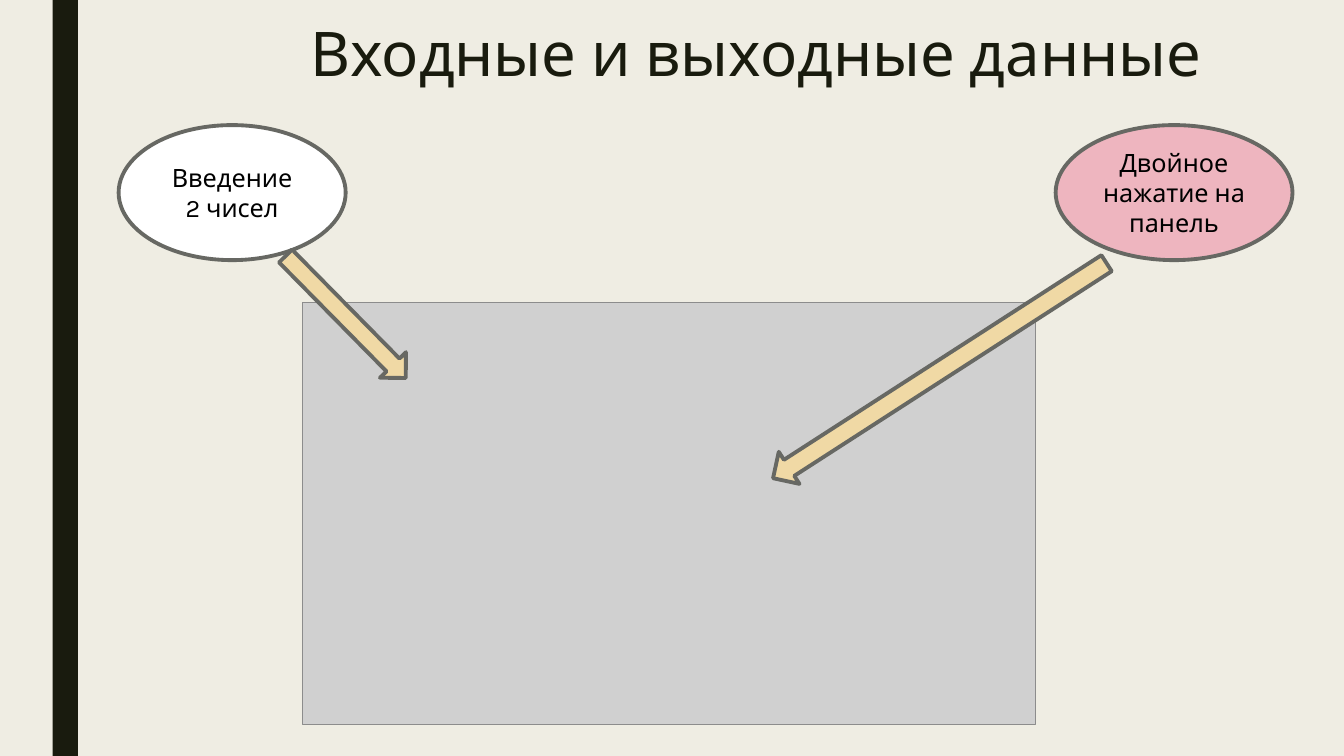
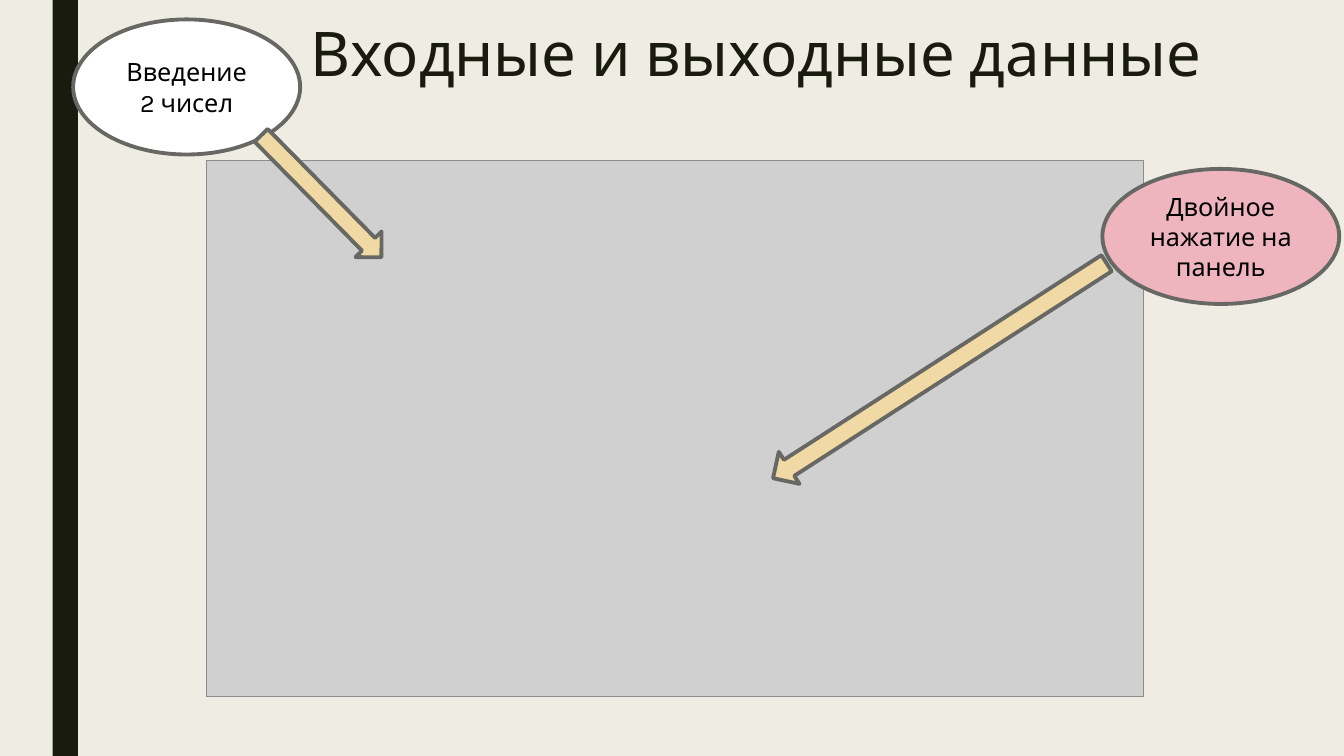
Before and after one commit to vlasovaao22/-, a slide deck: slide 4 of Годовой проект.pptx (slide 5 before the commit). Drawn at 1344x756 pixels with LibreOffice and Linux fonts; fonts in the diff are those of the drawing; grey boxes stand for pictures. Boxes give left, top, right and bottom in pixels: in the first picture for what was removed or moved away, otherwise in the second. Text is boxed around its words. In the diff, an @@ line names an element or a change of style, - is before the commit and + after.

```diff
--- a/Годовой проект.pptx
+++ b/Годовой проект.pptx
@@ ellipse "Введение 2 чисел": place and size @@
-ellipse "Введение 2 чисел" at <box>119,125,346,260</box>
+ellipse "Введение 2 чисел" at <box>74,19,300,154</box>
@@ right arrow: place and size @@
-right arrow at <box>273,243,419,390</box>
+right arrow at <box>249,123,395,270</box>
@@ picture: place and size @@
-picture at <box>302,303,1035,725</box>
+picture at <box>206,160,1143,698</box>
@@ ellipse "Двойное нажатие на панель": place and size @@
-ellipse "Двойное нажатие на панель" at <box>1056,125,1293,260</box>
+ellipse "Двойное нажатие на панель" at <box>1103,169,1340,304</box>
```
Also in this commit, not shown: 2 other slides changed, 1 other file.
